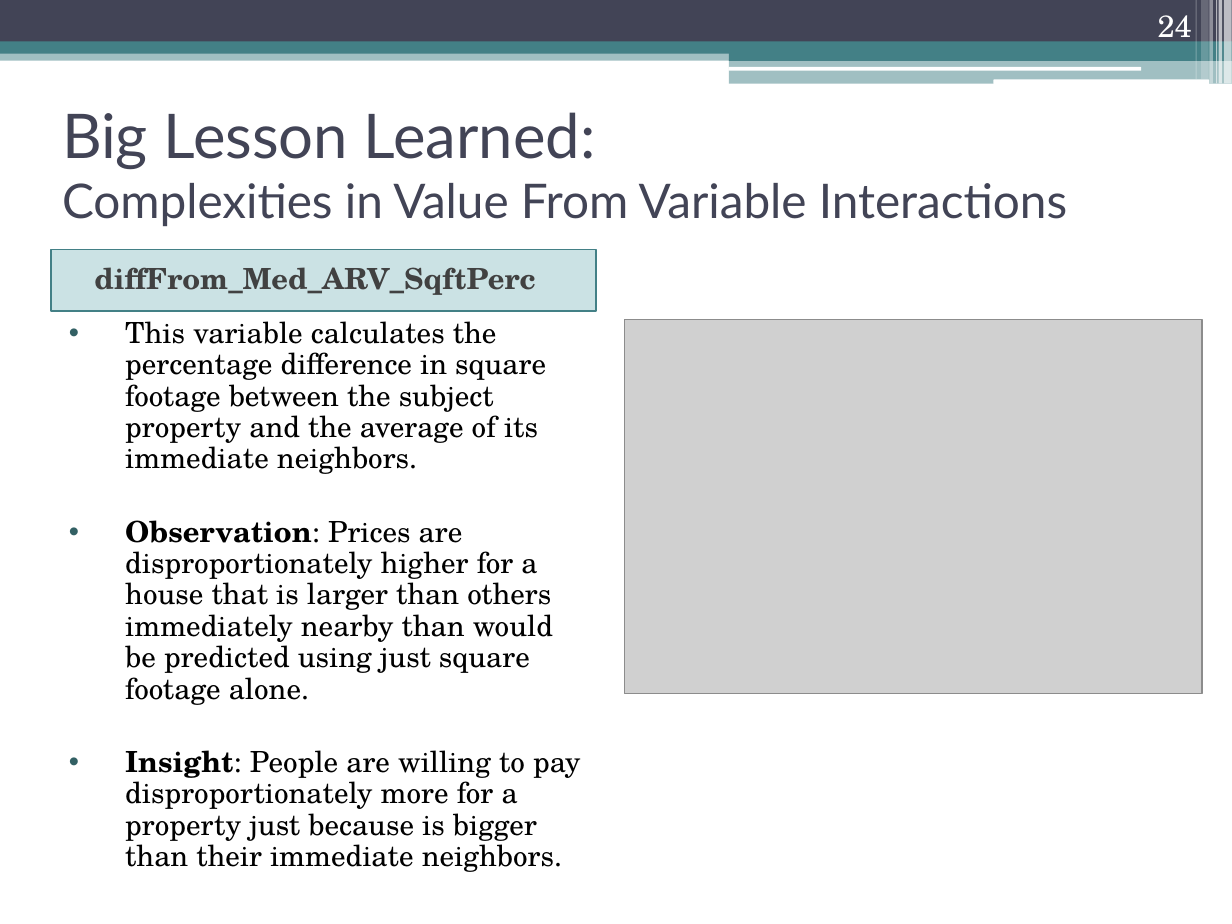
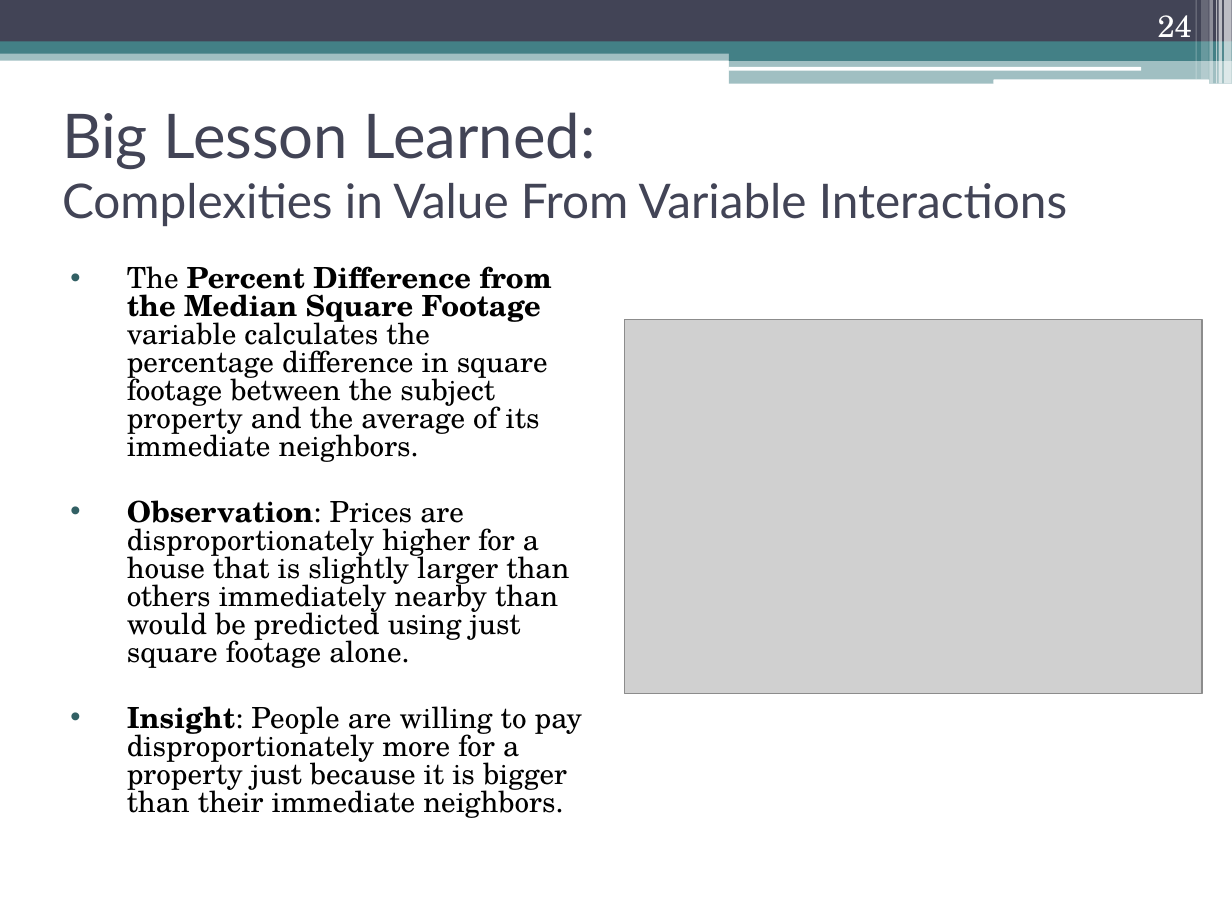
Before and after one commit to JosephGirsch/portfolio, a slide deck: slide 24 of assets/After-Repair Value Prediction Tool Presentation.pptx. Drawn at 1232x924 pixels with LibreOffice and Linux fonts; fonts in the diff are those of the drawing; grey boxes stand for pictures. Boxes give left, top, right and bottom in pixels: in the first picture for what was removed or moved away, otherwise in the second. Text is boxed around its words. In the diff, an @@ line names an element or a change of style, - is before the commit and + after.

```diff
--- a/assets/After-Repair Value Prediction Tool Presentation.pptx
+++ b/assets/After-Repair Value Prediction Tool Presentation.pptx
@@ text removed at (52, 249, 596, 310) @@
-diffFrom_Med_ARV_SqftPerc
@@ text at (127, 266, 582, 818): text changed @@
-• This variable calculates the percentage difference in square footage between the subject property and the average of its immediate neighbors.
-• Observation: Prices are disproportionately higher for a house that is larger than others immediately nearby than would be predicted using just square footage alone.
-• Insight: People are willing to pay disproportionately more for a property just because is bigger than their immediate neighbors.
+• The Percent Difference from the Median Square Footage variable calculates the percentage difference in square footage between the subject property and the average of its immediate neighbors.
+• Observation: Prices are disproportionately higher for a house that is slightly larger than others immediately nearby than would be predicted using just square footage alone.
+• Insight: People are willing to pay disproportionately more for a property just because it is bigger than their immediate neighbors.
```
Also in this commit, not shown: 1 other slide changed.
